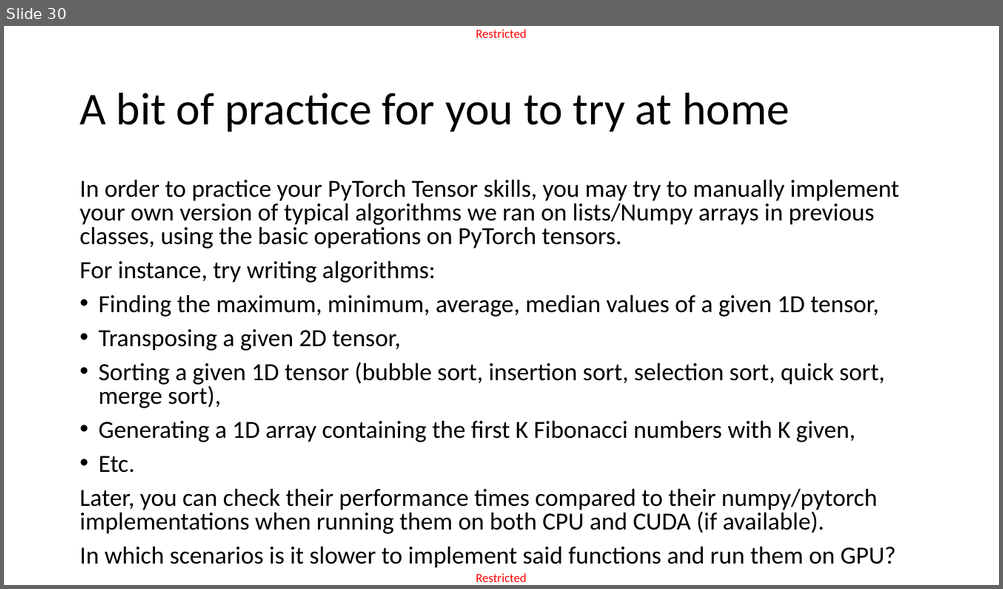
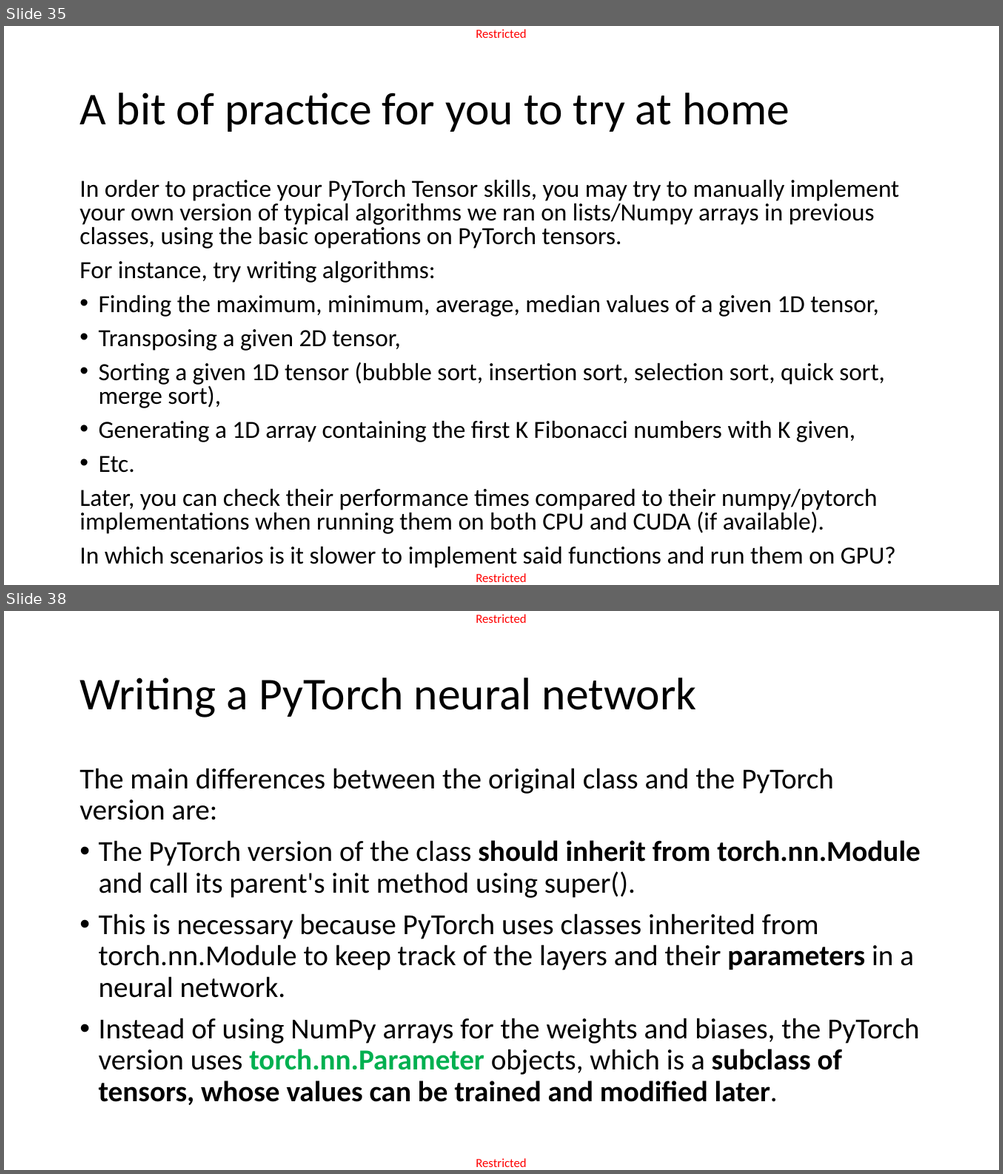
Before and after one commit to matthieudemari/SUTD_DL_50_039, a slide deck: W3/0. All/W3.pptx. Shown one above the other, each under a label of ours: slide 30 before the commit, slides 35 and 38 after it; the slides between them are not shown. The pictures are 1003x589 and 1003x1174 pixels, drawn with LibreOffice and Linux fonts; fonts in the diff are those of the drawing. Boxes give left, top, right and bottom in pixels: in the first picture for what was removed or moved away, otherwise in the second. Text is boxed around its words. In the diff, an @@ line names an element or a change of style, - is before the commit and + after.

```diff
--- a/W3/0. All/W3.pptx
+++ b/W3/0. All/W3.pptx
@@ slide 38 added at box(4, 611, 999, 1170), background #FFFFFF; not listed: 2 template elements that a slide beside it also shows @@
@@ title added at box(79, 678, 697, 718), 44 pt, text #000000 @@
+Writing a PyTorch neural network
@@ text added at box(79, 768, 919, 1105), 28 pt, text #000000 @@
+The main differences between the original class and the PyTorch version are:
+• The PyTorch version of the class should inherit from torch.nn.Module and call its parent's init method using super().
+• This is necessary because PyTorch uses classes inherited from torch.nn.Module to keep track of the layers and their parameters in a neural network.
+• Instead of using NumPy arrays for the weights and biases, the PyTorch version uses torch.nn.Parameter objects, which is a subclass of tensors, whose values can be trained and modified later.
@@ what was slide 30 is now slide 35 @@
```
Also in this commit, not shown: 14 other slides added, 3 slides removed, 1 other file.
